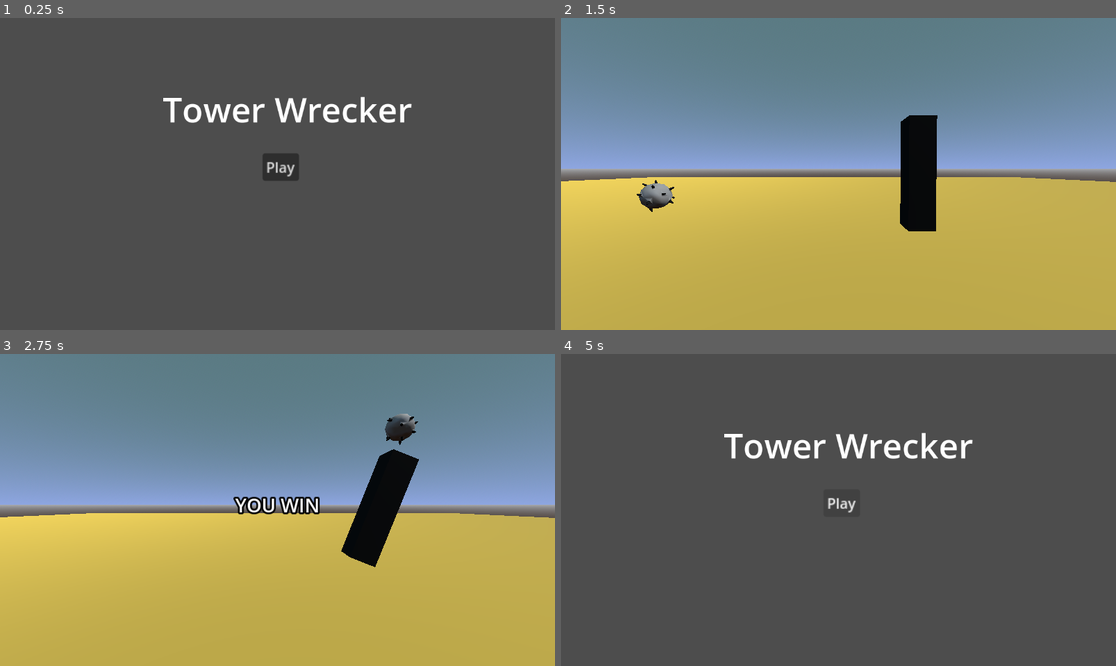
Above: before the commit, frames 1-4 (two rows, left to right).
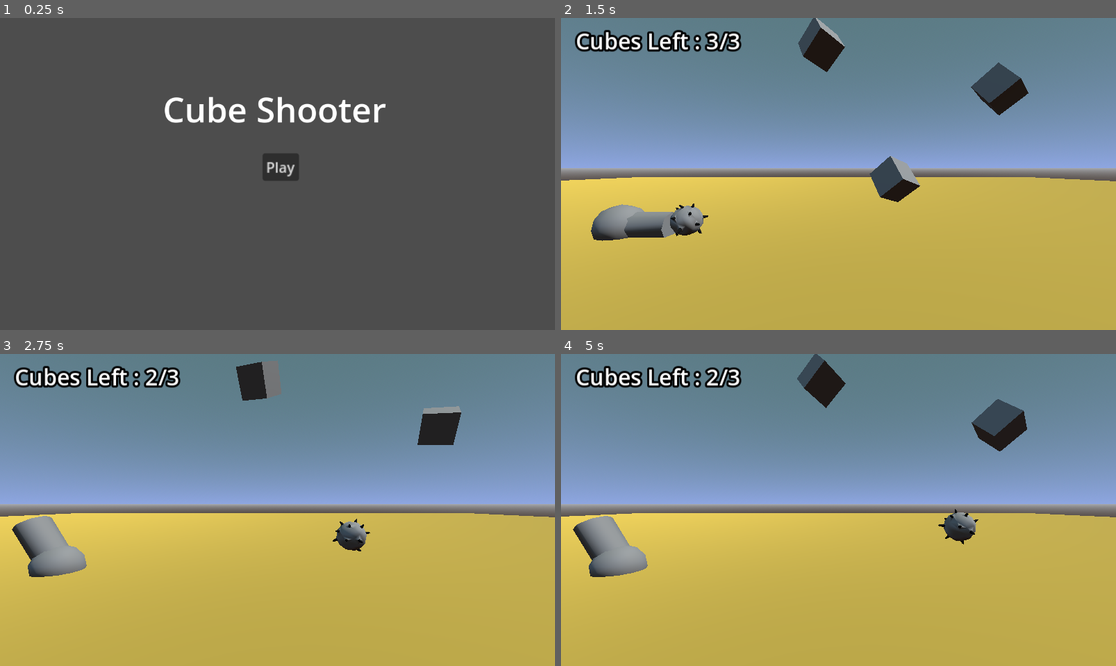
Above: after the commit, the same moments.

Repository: bsu-cs315/e3-chester
Game: Godot game, scene res://main_menu/main_menu.tscn
Two runs of this game, one before a commit and one after it. Both use one fixed random seed, a clock stepped at 60 frames per second and the inputs below.
Inputs:
- Up to frame 1 (0.25 s): no input
- Up to frame 2 (1.5 s): click "Play" at 0.5 s; hold D (rotate_up, bound only after the commit) from 1.28 s (still down); tap Space (launch, bound only before the commit) at 1.35 s
- Up to frame 3 (2.75 s): release D (rotate_up, bound only after the commit) at 2.03 s; hold A (rotate_down, bound only after the commit) from 2.03 s (still down); tap Space (launch, bound only before the commit) at 2.1 s
- Up to frame 4 (5 s): release A (rotate_down, bound only after the commit) at 2.78 s; hold D (rotate_up, bound only after the commit) 2.78-4.28 s; tap Space (launch, bound only before the commit) at 2.85, 3.6, 4.35 s; hold A (rotate_down, bound only after the commit) from 4.28 s (still down)

The runs differ from the first frame. In frame 1, 1.7% of the frame differs, in the area x 29-75%, y 25-34%; in frame 2, 8.7%; in frame 3, 8.4%; in frame 4, 98%, in the area x 0-100%, y 0-100%.

Commit message:
Rework game to have more conflict

Diff:
--- /dev/null
+++ b/exercise3/ball/ball.gd
@@ -0,0 +1,5 @@
+extends RigidBody3D
+
+func _ready() -> void:
+	await get_tree().create_timer(3.0).timeout
+	queue_free()
--- a/exercise3/ball/ball.tscn
+++ b/exercise3/ball/ball.tscn
@@ -1,4 +1,6 @@
-[gd_scene load_steps=3 format=3 uid="uid://belqbru3yqd3e"]
+[gd_scene load_steps=4 format=3 uid="uid://belqbru3yqd3e"]
+
+[ext_resource type="Script" path="res://ball/ball.gd" id="1_4o8lk"]
 
 [sub_resource type="StandardMaterial3D" id="StandardMaterial3D_ca36o"]
 albedo_color = Color(0, 0, 0, 1)
@@ -6,6 +8,7 @@
 [sub_resource type="SphereShape3D" id="SphereShape3D_pbrfd"]
 
 [node name="ball" type="RigidBody3D"]
+script = ExtResource("1_4o8lk")
 
 [node name="CSGSphere3D" type="CSGSphere3D" parent="."]
 
--- /dev/null
+++ b/exercise3/cannon/cannon.gd
@@ -0,0 +1,39 @@
+extends Node3D
+
+@export var rotation_speed: float = 3.0
+
+var ball: PackedScene = preload("res://ball/ball.tscn")
+
+var min_pitch_angle_deg: float = 0.0
+var max_pitch_angle_deg: float = 180.0
+
+func _physics_process(delta: float) -> void:
+	var rotation_input = 0.0
+
+	if Input.is_action_pressed("rotate_up"):
+		rotation_input -= 1.0
+	if Input.is_action_pressed("rotate_down"):
+		rotation_input += 1.0
+
+	if rotation_input != 0.0:
+		rotate_x(rotation_input * rotation_speed * delta)
+
+		rotation_degrees.x = fmod(rotation_degrees.x, 360.0)
+
+		rotation_degrees.x = clamp(rotation_degrees.x, min_pitch_angle_deg, max_pitch_angle_deg)
+		rotation.x = deg_to_rad(rotation_degrees.x)
+
+	if Input.is_action_just_pressed("fire"):
+		fire_ball()
+
+func fire_ball() -> void:
+	var ball_instance = ball.instantiate()
+	get_parent().add_child(ball_instance)
+
+	ball_instance.global_transform = self.global_transform
+
+	var direction = -global_transform.basis.z.normalized()
+
+	var ball_speed = 20.0
+
+	ball_instance.linear_velocity = direction * ball_speed
--- /dev/null
+++ b/exercise3/cannon/cannon.tscn
@@ -0,0 +1,12 @@
+[gd_scene load_steps=2 format=3 uid="uid://cjm6pxnov64lh"]
+
+[ext_resource type="Script" path="res://cannon/cannon.gd" id="1_ywfl0"]
+
+[node name="Cannon" type="Node3D"]
+script = ExtResource("1_ywfl0")
+
+[node name="CSGCylinder3D" type="CSGCylinder3D" parent="."]
+transform = Transform3D(1, 0, 0, 0, -4.37114e-08, 1, 0, -1, -4.37114e-08, 0, 0.0934477, -0.72388)
+
+[node name="CSGSphere3D" type="CSGSphere3D" parent="."]
+transform = Transform3D(1.5, 0, 0, 0, -6.55671e-08, 1.5, 0, -1.5, -6.55671e-08, 0, 0.0934477, 0.00565666)
--- /dev/null
+++ b/exercise3/cube/cube.gd
@@ -0,0 +1,10 @@
+extends RigidBody3D
+
+func _ready() -> void:
+	contact_monitor = true
+	max_contacts_reported = 1
+	self.connect("body_entered", _on_body_entered)
+
+func _on_body_entered(body: Node) -> void:
+	if body is RigidBody3D:
+		queue_free()
--- /dev/null
+++ b/exercise3/cube/cube.tscn
@@ -0,0 +1,16 @@
+[gd_scene load_steps=3 format=3 uid="uid://dg0r1s3ribsct"]
+
+[ext_resource type="Script" path="res://cube/cube.gd" id="1_pw4ot"]
+
+[sub_resource type="BoxShape3D" id="BoxShape3D_yhk7n"]
+
+[node name="Cube" type="RigidBody3D"]
+transform = Transform3D(1, 0, 0, 0, 1, 0, 0, 0, 1, 0, 5.42994, -6.95343)
+gravity_scale = 0.0
+angular_velocity = Vector3(0, 0.872665, 0.872665)
+script = ExtResource("1_pw4ot")
+
+[node name="CollisionShape3D" type="CollisionShape3D" parent="."]
+shape = SubResource("BoxShape3D_yhk7n")
+
+[node name="CSGBox3D" type="CSGBox3D" parent="."]
--- a/exercise3/main_menu/main_menu.tscn
+++ b/exercise3/main_menu/main_menu.tscn
@@ -11,7 +11,7 @@
 offset_right = 855.0
 offset_bottom = 266.0
 theme_override_font_sizes/font_size = 71
-text = "Tower Wrecker"
+text = "Cube Shooter"
 
 [node name="Button" type="Button" parent="."]
 offset_left = 545.0
--- a/exercise3/project.godot
+++ b/exercise3/project.godot
@@ -21,8 +21,18 @@
 
 [input]
 
-launch={
+fire={
 "deadzone": 0.5,
 "events": [Object(InputEventKey,"resource_local_to_scene":false,"resource_name":"","device":-1,"window_id":0,"alt_press …(191 unchanged characters)…
 ]
 }
+rotate_up={
+"deadzone": 0.5,
+"events": [Object(InputEventKey,"resource_local_to_scene":false,"resource_name":"","device":-1,"window_id":0,"alt_pressed":false,"shift_pressed":false,"ctrl_pressed":false,"meta_pressed":false,"pressed":false,"keycode":0,"physical_keycode":68,"key_label":0,"unicode":100,"location":0,"echo":false,"script":null)
+]
+}
+rotate_down={
+"deadzone": 0.5,
+"events": [Object(InputEventKey,"resource_local_to_scene":false,"resource_name":"","device":-1,"window_id":0,"alt_pressed":false,"shift_pressed":false,"ctrl_pressed":false,"meta_pressed":false,"pressed":false,"keycode":0,"physical_keycode":65,"key_label":0,"unicode":97,"location":0,"echo":false,"script":null)
+]
+}
--- a/exercise3/target/target.tscn
+++ /dev/null
@@ -1,18 +0,0 @@
-[gd_scene load_steps=3 format=3 uid="uid://cv3osouviynnf"]
-
-[sub_resource type="StandardMaterial3D" id="StandardMaterial3D_odrg2"]
-albedo_color = Color(0, 0, 0, 1)
-
-[sub_resource type="BoxShape3D" id="BoxShape3D_f66lh"]
-size = Vector3(1, 4.20529, 1)
-
-[node name="target" type="RigidBody3D" groups=["targets"]]
-
-[node name="CSGBox3D" type="CSGBox3D" parent="."]
-transform = Transform3D(1, 0, 0, 0, 1, 0, 0, 0, 1, 0, 1.60657, 0)
-size = Vector3(1, 4.21313, 1)
-material = SubResource("StandardMaterial3D_odrg2")
-
-[node name="CollisionShape3D" type="CollisionShape3D" parent="."]
-transform = Transform3D(1, 0, 0, 0, 1, 0, 0, 0, 1, 0, 1.60265, 0)
-shape = SubResource("BoxShape3D_f66lh")
--- a/exercise3/world/world.gd
+++ b/exercise3/world/world.gd
@@ -2,21 +2,11 @@
 
 @export var power := 10.0
 
-func _physics_process(_delta: float) -> void:
-	#_displayed_score = lerp(_displayed_score, score, 0.2)
-	if Input.is_action_just_pressed("launch"):
-		$ball.apply_impulse((Vector3.FORWARD + Vector3.UP).normalized() * power)
-		loss_counter()
-
-func loss_counter():
-	print("started counter")
-	await get_tree().create_timer(4.0).timeout
-	%WinLabel.text = "YOU LOSE"
-	await get_tree().create_timer(2.0).timeout
-	get_tree().change_scene_to_file("res://main_menu/main_menu.tscn")
-
-func _on_ball_body_entered(body: Node) -> void:
-	if body.is_in_group("targets"):
-		%WinLabel.text = "YOU WIN"
-		await get_tree().create_timer(2.0).timeout
-		get_tree().change_scene_to_file("res://main_menu/main_menu.tscn")
+func _process(_delta: float) -> void:
+	if get_tree().get_nodes_in_group("cubes").size() == 0:
+			%CubesLeft.text = "Cubes Left : 0/3"
+			%WinLabel.text = "YOU WIN"
+			await get_tree().create_timer(2.0).timeout
+			get_tree().change_scene_to_file("res://main_menu/main_menu.tscn")
+	else:
+		%CubesLeft.text = "Cubes Left : %s/3" % get_tree().get_nodes_in_group("cubes").size()
--- a/exercise3/world/world.tscn
+++ b/exercise3/world/world.tscn
@@ -1,8 +1,8 @@
 [gd_scene load_steps=9 format=3 uid="uid://buoav0iem8ihc"]
 
 [ext_resource type="Script" path="res://world/world.gd" id="1_8hfny"]
-[ext_resource type="PackedScene" uid="uid://belqbru3yqd3e" path="res://ball/ball.tscn" id="1_buuex"]
-[ext_resource type="PackedScene" uid="uid://cv3osouviynnf" path="res://target/target.tscn" id="3_hcx26"]
+[ext_resource type="PackedScene" uid="uid://cjm6pxnov64lh" path="res://cannon/cannon.tscn" id="2_sjns1"]
+[ext_resource type="PackedScene" uid="uid://dg0r1s3ribsct" path="res://cube/cube.tscn" id="3_otf56"]
 
 [sub_resource type="ProceduralSkyMaterial" id="ProceduralSkyMaterial_r7vwn"]
 sky_top_color = Color(0.347441, 0.473434, 0.500216, 1)
@@ -34,6 +34,7 @@
 [node name="StaticBody3D" type="StaticBody3D" parent="."]
 
 [node name="Floor" type="CSGBox3D" parent="StaticBody3D"]
+transform = Transform3D(1, 0, 0, 0, 1, 0, 0, 0, 1, -0.00171208, 0, -0.0119562)
 size = Vector3(100, 1, 100)
 material = SubResource("StandardMaterial3D_pj0wy")
 
@@ -41,19 +42,26 @@
 transform = Transform3D(1, 0, 0, 0, 1, 0, 0, 0, 1, 0.0486298, 0, 2.4693)
 shape = SubResource("BoxShape3D_6m880")
 
-[node name="ball" parent="." instance=ExtResource("1_buuex")]
-transform = Transform3D(1, 0, 0, 0, 1, 0, 0, 0, 1, 0, 1.30346, 6.38036)
-contact_monitor = true
-max_contacts_reported = 1
-
 [node name="Camera3D" type="Camera3D" parent="."]
 transform = Transform3D(0.000398797, -0.0248015, 0.999692, -0.000268646, 0.999692, 0.0248016, -1, -0.000278439, 0.000392022, 7.87442, 2.77764, -1.51528)
+fov = 68.2
 
 [node name="WinLabel" type="Label3D" parent="Camera3D"]
 unique_name_in_owner = true
 transform = Transform3D(1, 2.91038e-11, 0, 2.91038e-11, 1, 2.60155e-09, 0, 7.38908e-10, 1, -0.000676751, 0.0420914, -1.69661)
 
-[node name="RigidBody3D" parent="." instance=ExtResource("3_hcx26")]
-transform = Transform3D(1, 0, 0, 0, 1, 0, 0, 0, 1, 0, 1.14436, -4.57627)
+[node name="CubesLeft" type="Label3D" parent="Camera3D"]
+unique_name_in_owner = true
+transform = Transform3D(1, 5.82077e-11, 0, 1.45519e-10, 1, 1.00521e-08, 0, 7.38801e-10, 1, -1.30194, 0.959837, -1.66058)
+text = "Cubes Left : 3/3"
 
-[connection signal="body_entered" from="ball" to="." method="_on_ball_body_entered"]
+[node name="Cannon" parent="." instance=ExtResource("2_sjns1")]
+transform = Transform3D(1, 0, 0, 0, 1, 0, 0, 0, 1, 0, 0.69643, 5.91631)
+
+[node name="Cube" parent="." groups=["cubes"] instance=ExtResource("3_otf56")]
+
+[node name="Cube2" parent="." groups=["cubes"] instance=ExtResource("3_otf56")]
+transform = Transform3D(1, 0, 0, 0, 1, 0, 0, 0, 1, 0, 6.9319, -0.924682)
+
+[node name="Cube3" parent="." groups=["cubes"] instance=ExtResource("3_otf56")]
+transform = Transform3D(1, 0, 0, 0, 1, 0, 0, 0, 1, 0, 2.38468, -3.42609)
